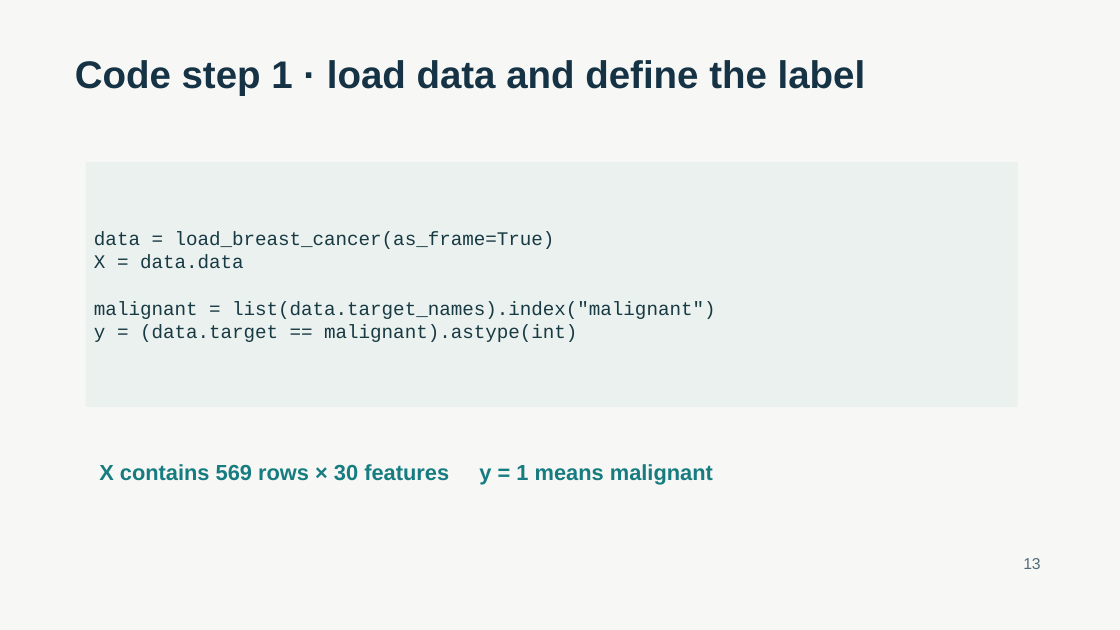
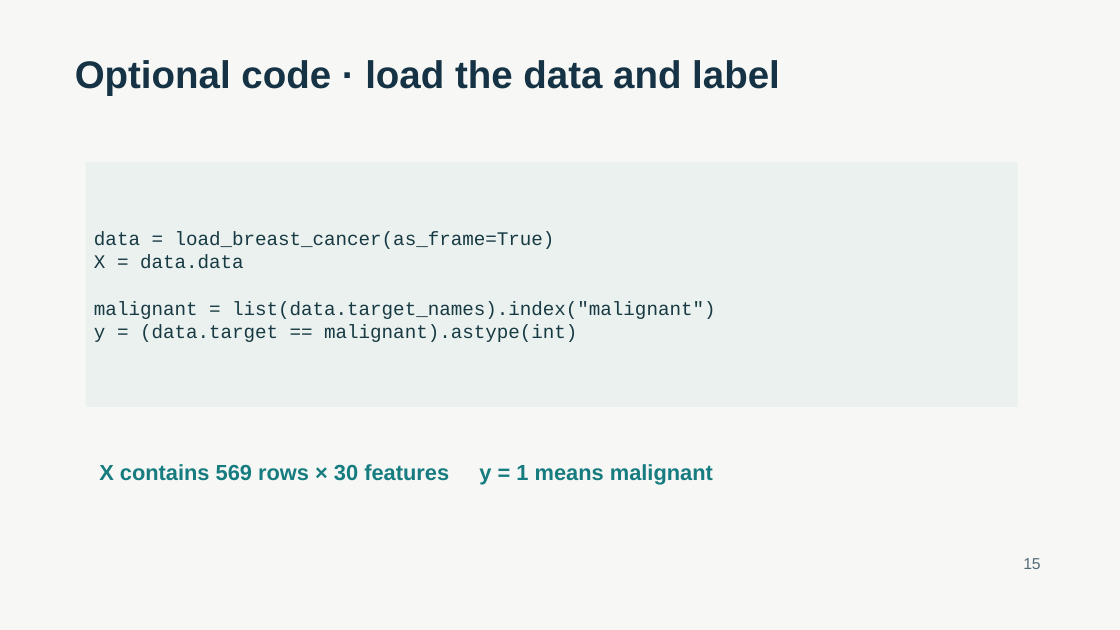
Before and after one commit to vivek0586/AI_In_Healthcare_Project, a slide deck: slide 15 of presentation/breast_cancer_ml_tutorial.pptx (slide 13 before the commit). Drawn at 1120x630 pixels with LibreOffice and Linux fonts; fonts in the diff are those of the drawing. Boxes give left, top, right and bottom in pixels: in the first picture for what was removed or moved away, otherwise in the second. Text is boxed around its words. In the diff, an @@ line names an element or a change of style, - is before the commit and + after.

```diff
--- a/presentation/breast_cancer_ml_tutorial.pptx
+++ b/presentation/breast_cancer_ml_tutorial.pptx
@@ text at bbox=[75, 60, 780, 96]: text changed @@
-Code step 1 · load data and define the label
+Optional code · load the data and label
@@ text at bbox=[1023, 558, 1040, 569]: text changed @@
-13
+15
```
Also in this commit, not shown: 16 other slides changed, 2 slides added, 1 other file.
